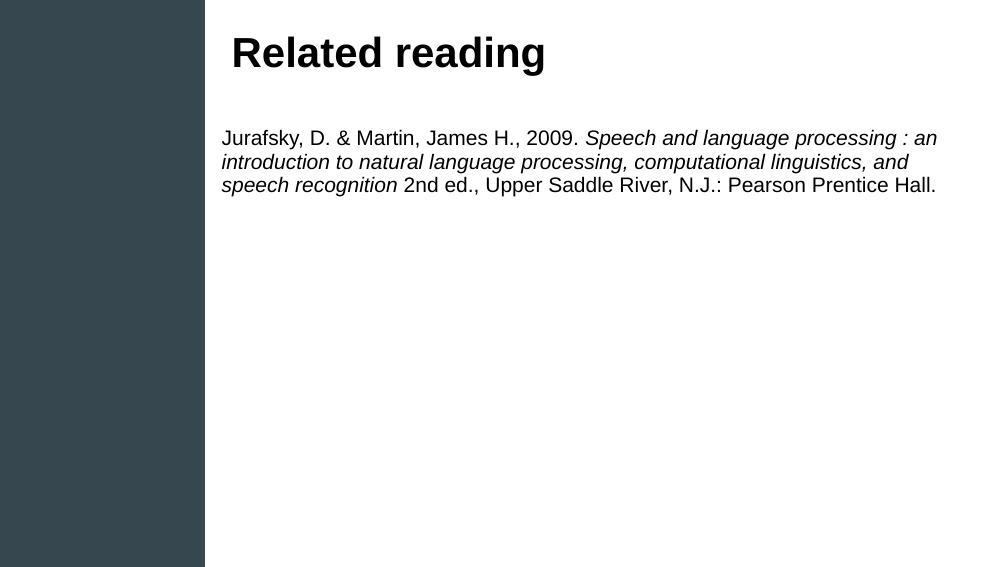
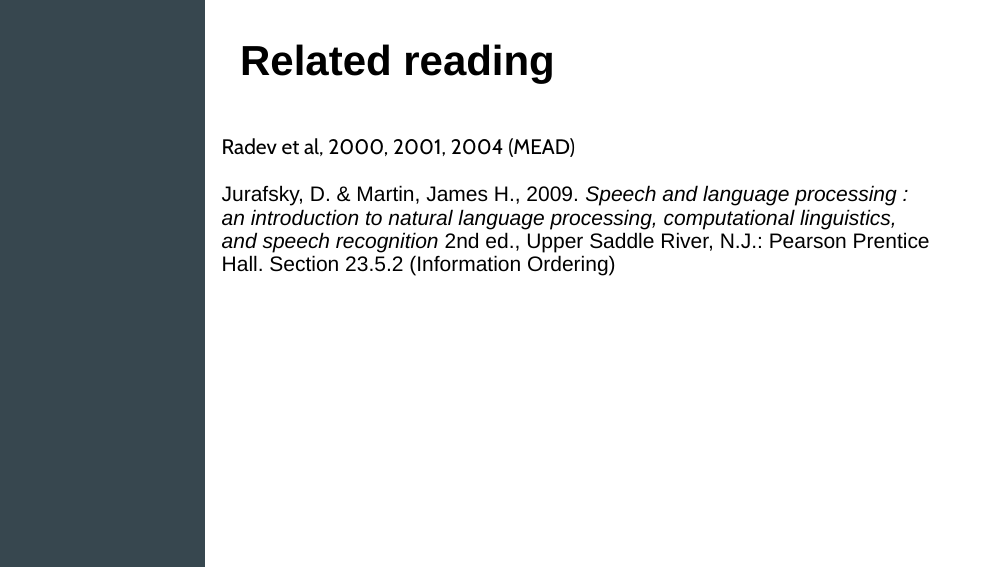
Before and after one commit to austin226/ling573, a slide deck: slide 11 of doc/D2_presentation.ppt (slide 10 before the commit). Drawn at 1008x567 pixels with LibreOffice and Linux fonts; fonts in the diff are those of the drawing. Boxes give left, top, right and bottom in pixels: in the first picture for what was removed or moved away, otherwise in the second. Text is boxed around its words. In the diff, an @@ line names an element or a change of style, - is before the commit and + after.

```diff
--- a/doc/D2_presentation.ppt
+++ b/doc/D2_presentation.ppt
@@ title "Related reading" moved from (x1=232, y1=36, x2=546, y2=75) to (x1=240, y1=44, x2=554, y2=84) @@
@@ text at (x1=222, y1=138, x2=930, y2=276): text changed; italic off @@
-Jurafsky, D. & Martin, James H., 2009. Speech and language processing : an introduction to natural language processing, computational linguistics, and speech recognition 2nd ed., Upper Saddle River, N.J.: Pearson Prentice Hall.
+Radev et al, 2000, 2001, 2004 (MEAD)
+Jurafsky, D. & Martin, James H., 2009. Speech and language processing : an introduction to natural language processing, computational linguistics, and speech recognition 2nd ed., Upper Saddle River, N.J.: Pearson Prentice Hall. Section 23.5.2 (Information Ordering)
```
Also in this commit, not shown: 7 other slides changed, 3 slides added, 1 slide removed.
